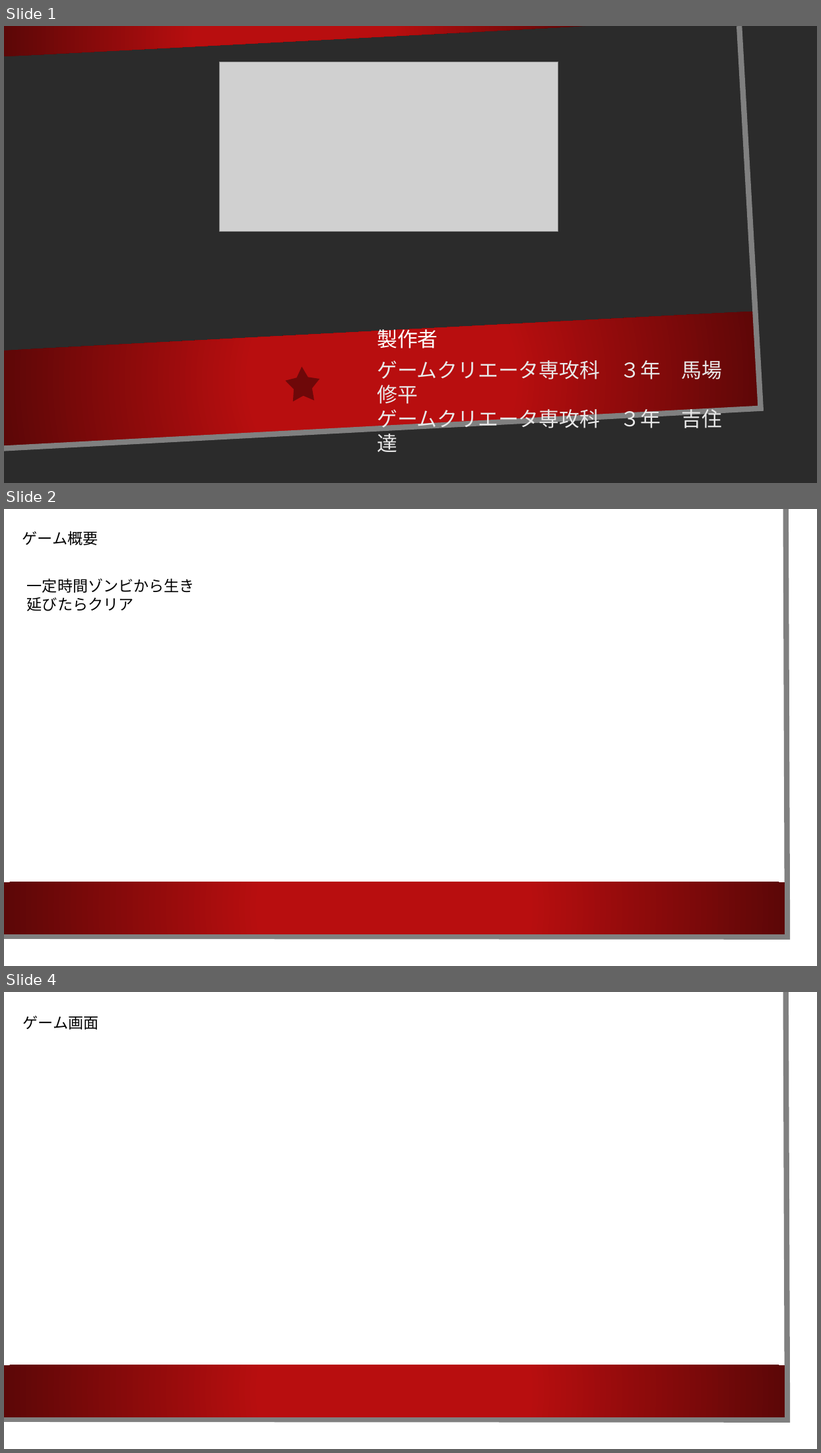
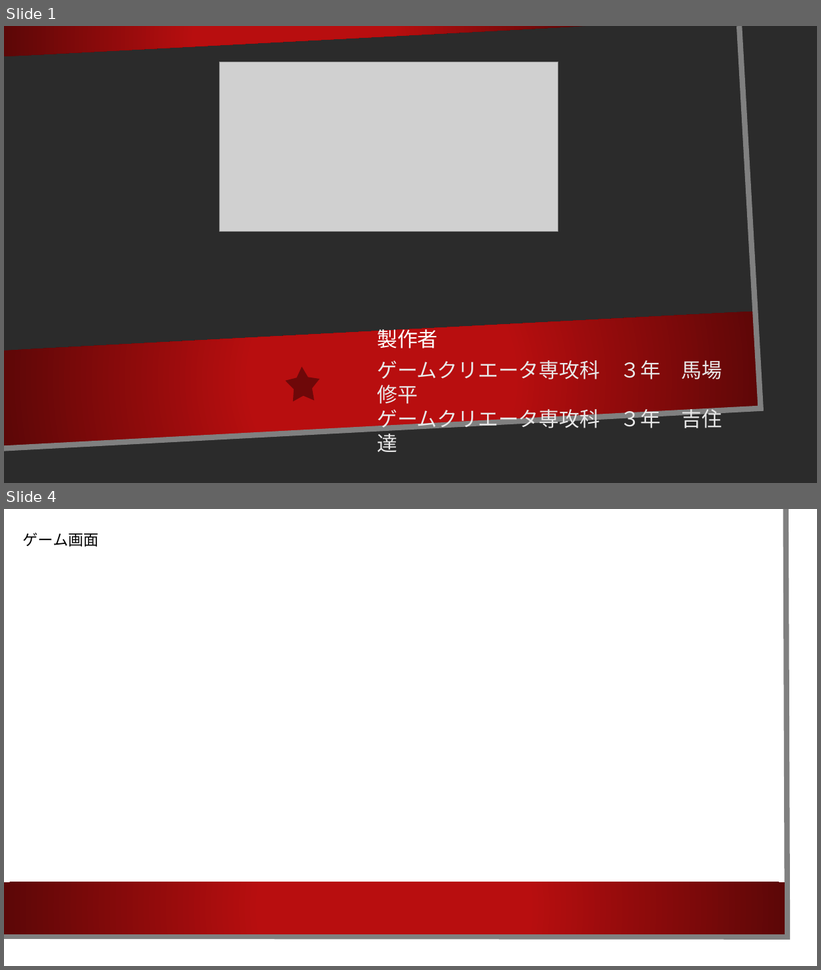
Before and after one commit to toruSIF378/UnityZombie, a slide deck: Zombie.pptx. Shown one above the other, each under a label of ours: slides 1, 2 and 4 before the commit, slides 1 and 4 after it; the slides between them are not shown. The pictures are 821x1453 and 821x970 pixels, drawn with LibreOffice and Linux fonts; fonts in the diff are those of the drawing; grey boxes stand for pictures; background and template pictures are left out; a plain dark background stands for a picture behind light text. Boxes give left, top, right and bottom in pixels: in the first picture for what was removed or moved away, otherwise in the second. Text is boxed around its words. In the diff, an @@ line names an element or a change of style, - is before the commit and + after.

```diff
--- a/Zombie.pptx
+++ b/Zombie.pptx
@@ slide 2 removed at <box>4,509,817,966</box>, background picture (left out); not listed: 3 template elements that a slide beside it also shows @@
@@ text removed at <box>22,531,98,545</box> @@
-ゲーム概要
@@ text removed at <box>27,578,195,611</box> @@
-一定時間ゾンビから生き延びたらクリア
```
Also in this commit, not shown: 2 slides changed, 2 slides added.
